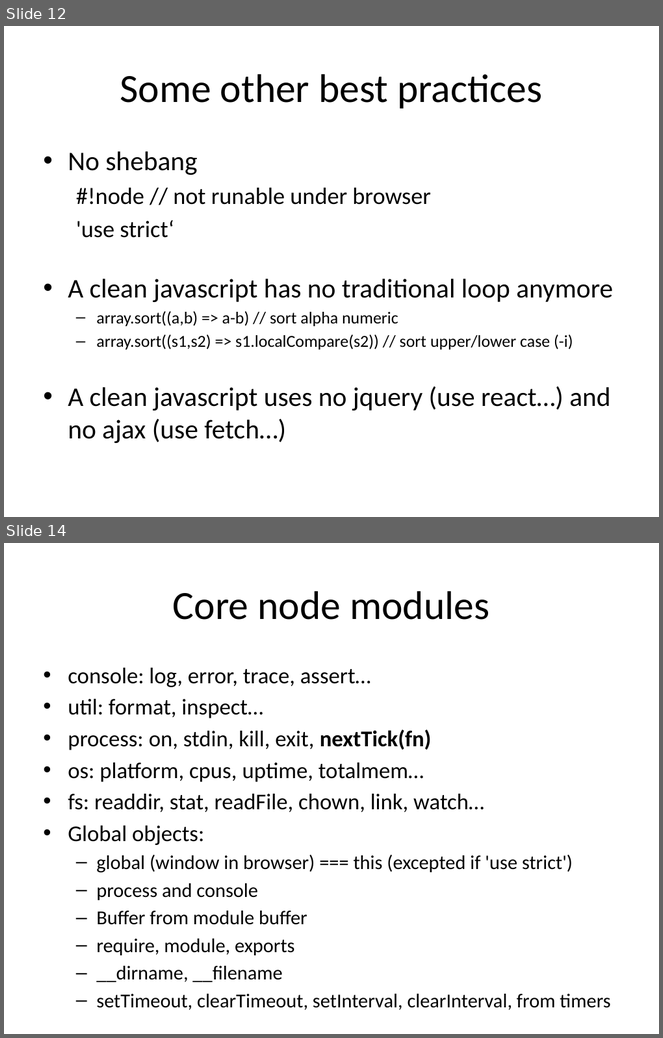
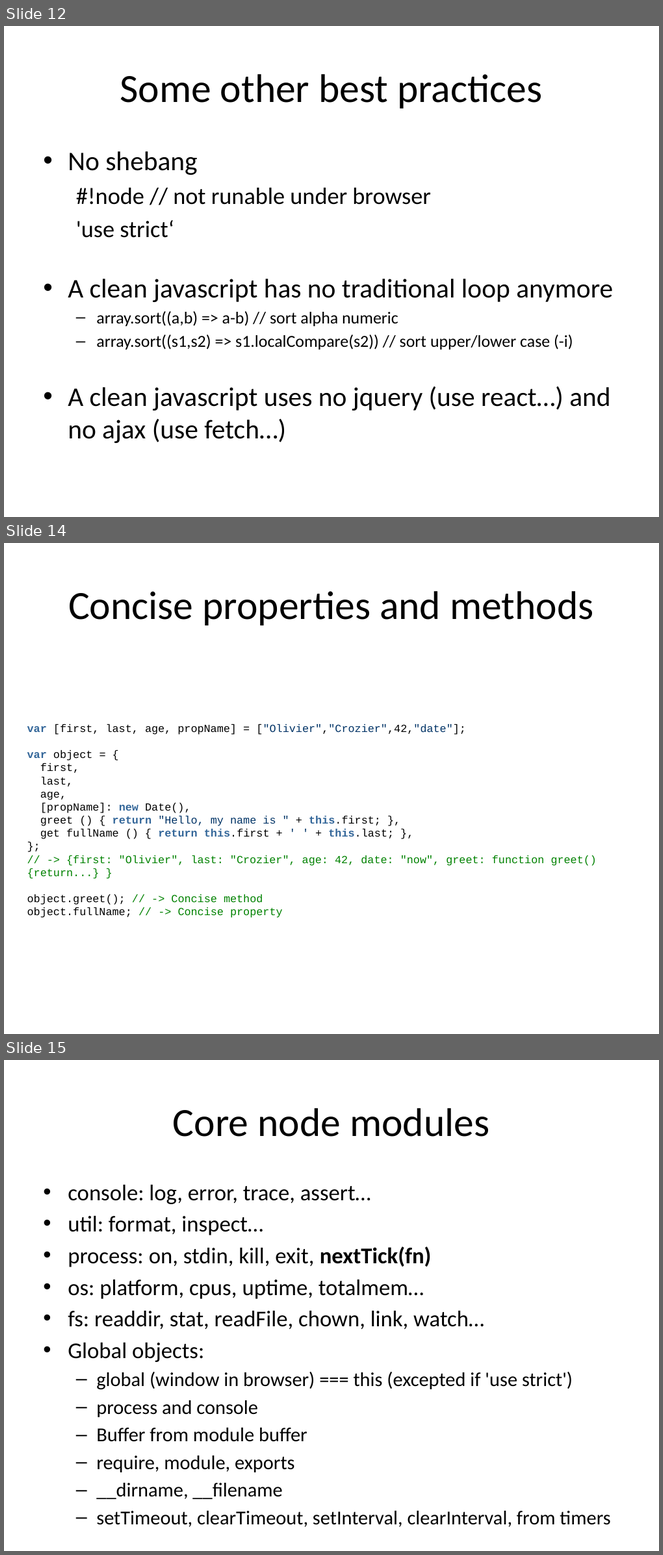
Before and after one commit to ocroz/js-trials, a slide deck: studies/node/Node-JS-presentation.pptx. Shown one above the other, each under a label of ours: slides 12 and 14 before the commit, slides 12, 14 and 15 after it; the slides between them are not shown. The pictures are 663x1038 and 663x1555 pixels, drawn with LibreOffice and Linux fonts; fonts in the diff are those of the drawing. Boxes give left, top, right and bottom in pixels: in the first picture for what was removed or moved away, otherwise in the second. Text is boxed around its words. In the diff, an @@ line names an element or a change of style, - is before the commit and + after.

```diff
--- a/studies/node/Node-JS-presentation.pptx
+++ b/studies/node/Node-JS-presentation.pptx
@@ slide 14 added at (x1=4, y1=543, x2=659, y2=1034), background #FFFFFF @@
@@ title added at (x1=68, y1=591, x2=594, y2=626), 44 pt, text #000000 @@
+Concise properties and methods
@@ text added at (x1=27, y1=724, x2=597, y2=918), 12 pt, text #000000 @@
+var [first, last, age, propName] = ["Olivier","Crozier",42,"date"];
+var object = {
+first,
+last,
+age,
+[propName]: new Date(),
+greet () { return "Hello, my name is " + this.first; },
+get fullName () { return this.first + ' ' + this.last; },
+};
+// -> {first: "Olivier", last: "Crozier", age: 42, date: "now", greet: function greet() {return...} }
+object.greet(); // -> Concise method
+object.fullName; // -> Concise property
@@ what was slide 14 is now slide 15 @@
```
Also in this commit, not shown: 7 slides changed.
